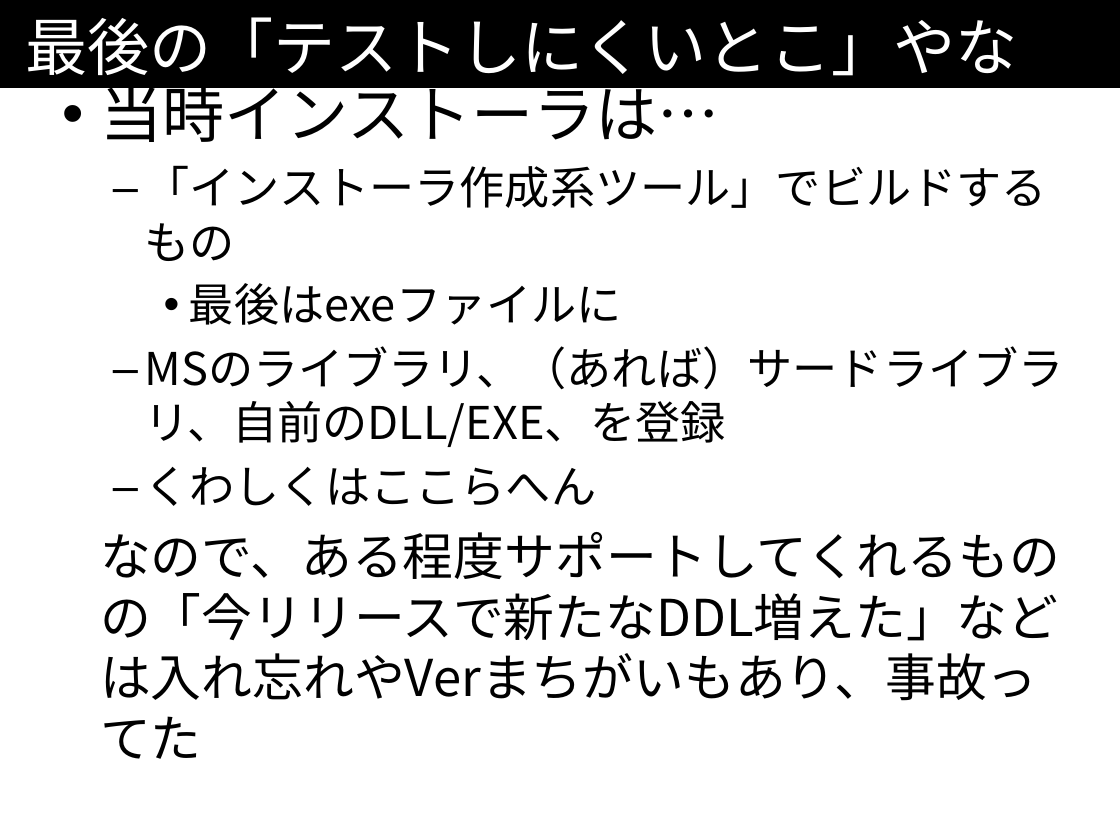
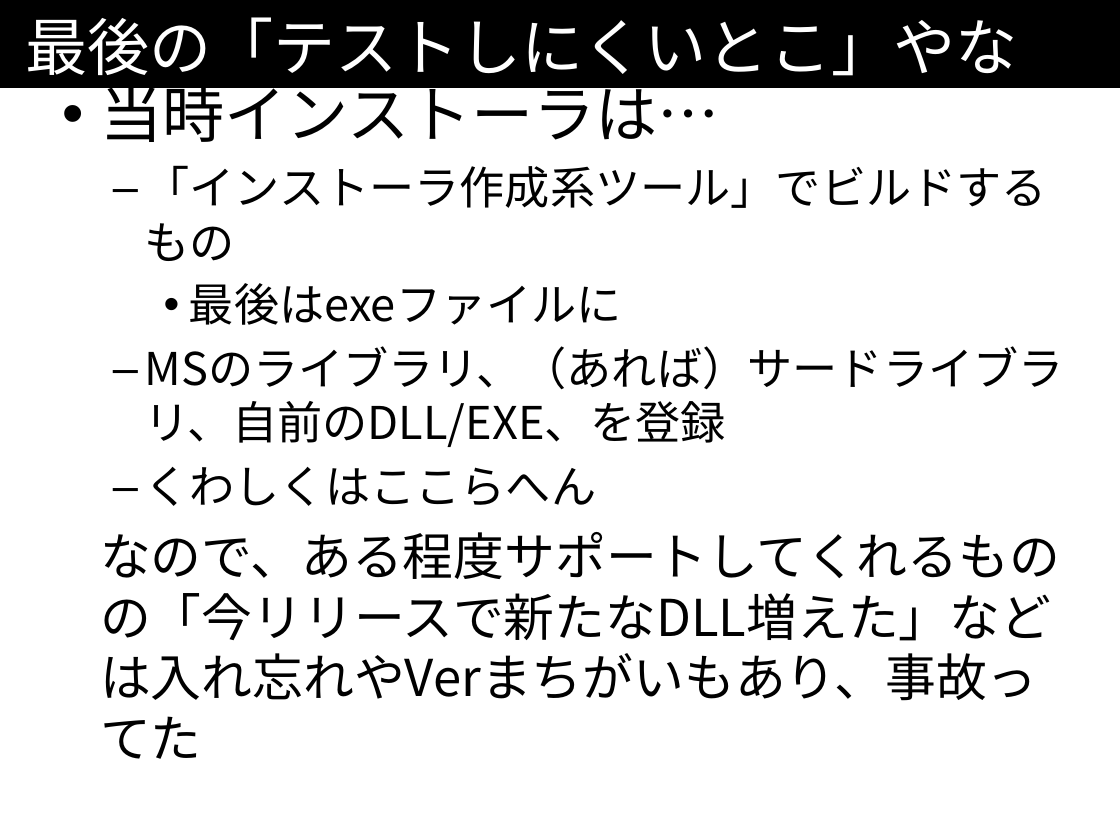
Before and after one commit to kazuhito-m/kazuhito-m.github.io, a slide deck: slide 24 of _drafts/comcamp2016.odp. Drawn at 1120x840 pixels with LibreOffice and Linux fonts; fonts in the diff are those of the drawing. Boxes give left, top, right and bottom in pixels: in the first picture for what was removed or moved away, otherwise in the second. Text is boxed around its words. In the diff, an @@ line names an element or a change of style, - is before the commit and + after.

Commit message:
一応、通ししたので完成形。

```diff
--- a/_drafts/comcamp2016.odp
+++ b/_drafts/comcamp2016.odp
@@ text at <box>100,532,1060,759</box>: text changed @@
-なので、ある程度サポートしてくれるものの「今リリースで新たなDDL増えた」などは入れ忘れやVerまちがいもあり、事故ってた
+なので、ある程度サポートしてくれるものの「今リリースで新たなDLL増えた」などは入れ忘れやVerまちがいもあり、事故ってた
```
Also in this commit, not shown: 4 other slides changed, 1 slide added, 1 slide removed.
